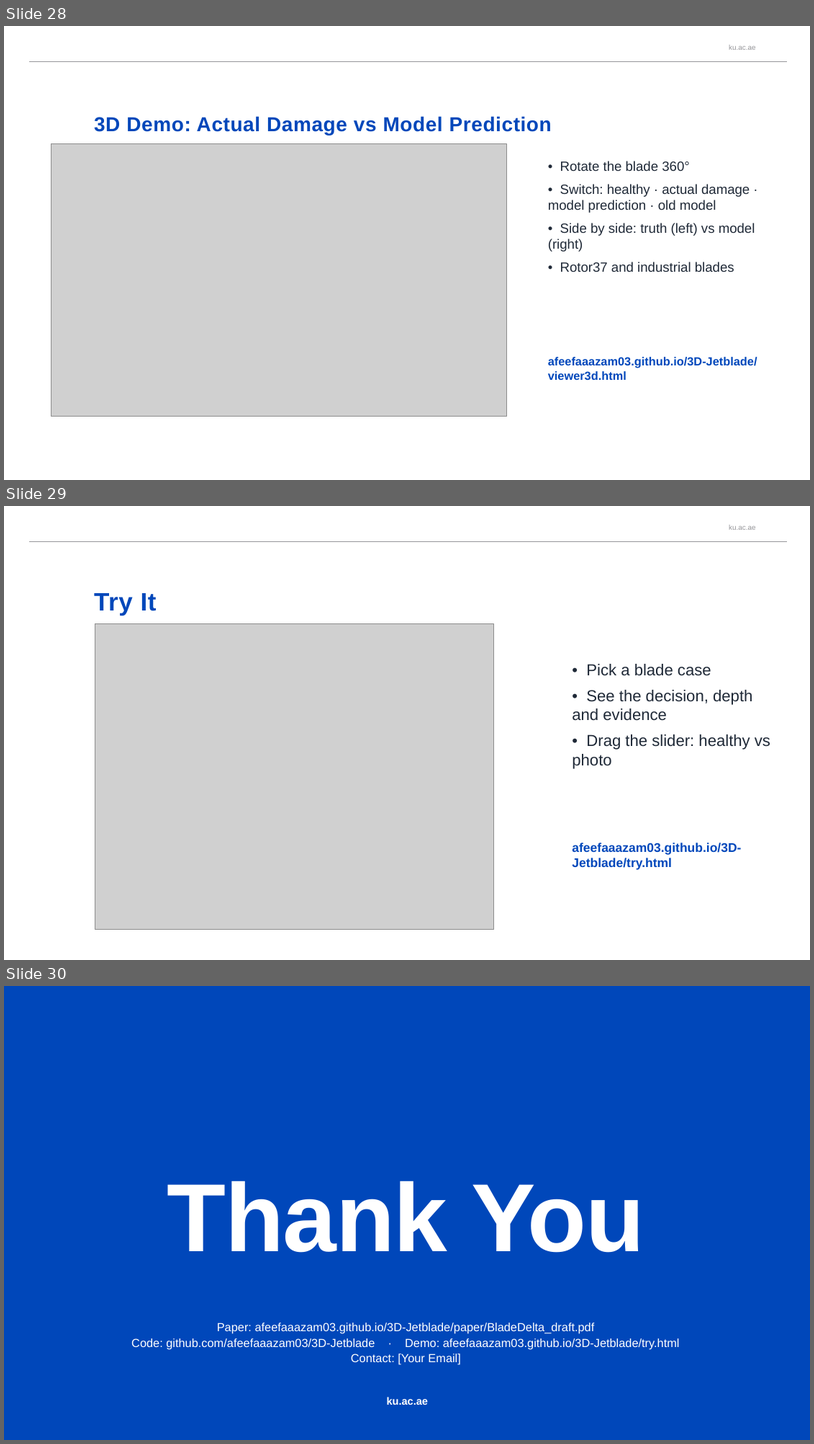
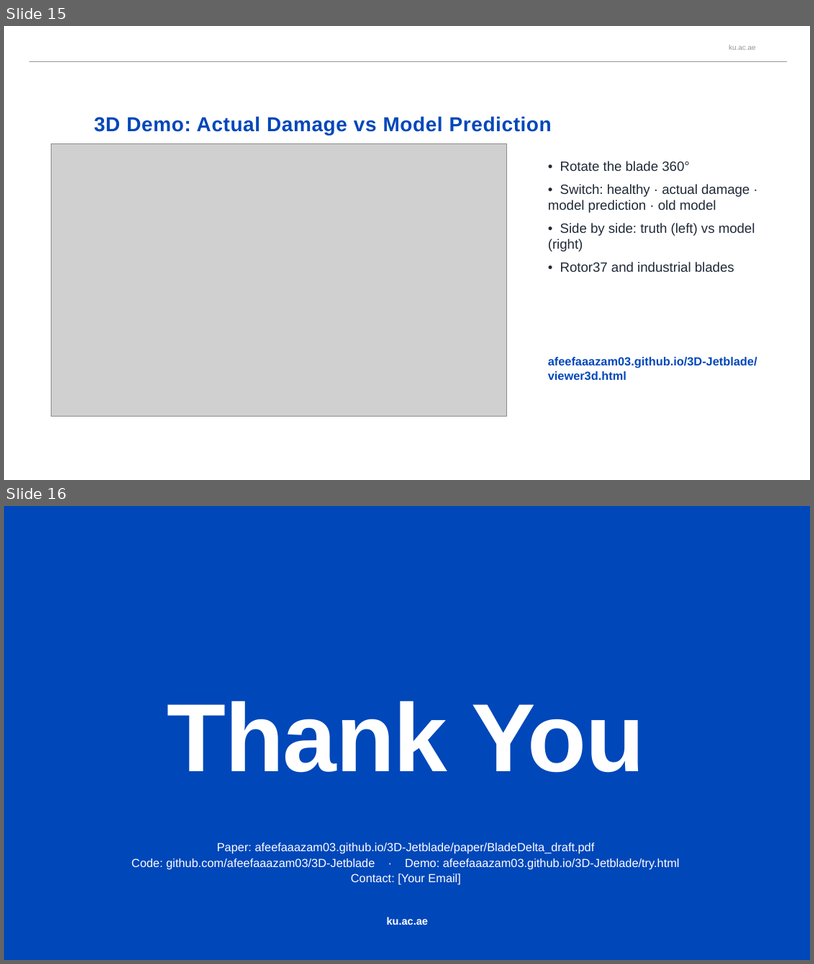
Before and after one commit to afeefaaazam03/3D-Jetblade, a slide deck: media/BladeDelta_presentation.pptx. Shown one above the other, each under a label of ours: slides 28, 29 and 30 before the commit, slides 15 and 16 after it. The pictures are 814x1444 and 814x964 pixels, drawn with LibreOffice and Linux fonts; fonts in the diff are those of the drawing; grey boxes stand for pictures; background and template pictures are left out. Boxes give left, top, right and bottom in pixels: in the first picture for what was removed or moved away, otherwise in the second. Text is boxed around its words. In the diff, an @@ line names an element or a change of style, - is before the commit and + after.

```diff
--- a/media/BladeDelta_presentation.pptx
+++ b/media/BladeDelta_presentation.pptx
@@ slide 29 removed at (4, 506, 810, 960), background #FFFFFF; not listed: 2 template elements that a slide beside it also shows @@
@@ title removed at (94, 593, 157, 615) @@
-Try It
@@ picture removed at (95, 624, 494, 929) @@
@@ text removed at (572, 664, 771, 769) @@
-• Pick a blade case
-• See the decision, depth and evidence
-• Drag the slider: healthy vs photo
@@ text removed at (572, 842, 741, 870) @@
-afeefaaazam03.github.io/3D-Jetblade/try.html
@@ what was slide 28 is now slide 15 @@
@@ what was slide 30 is now slide 16 @@
```
Also in this commit, not shown: 1 slide changed, 13 other slides removed.
